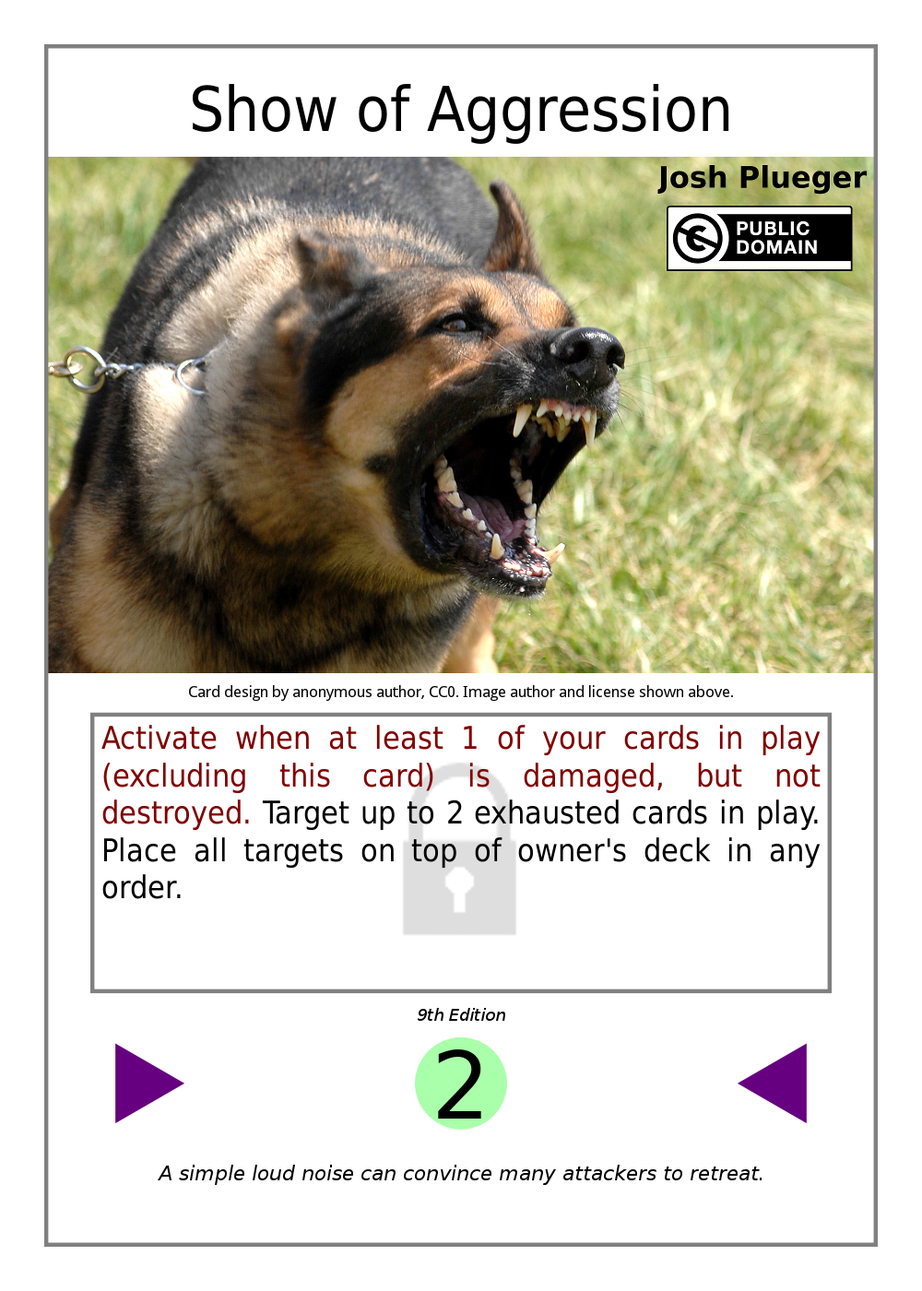
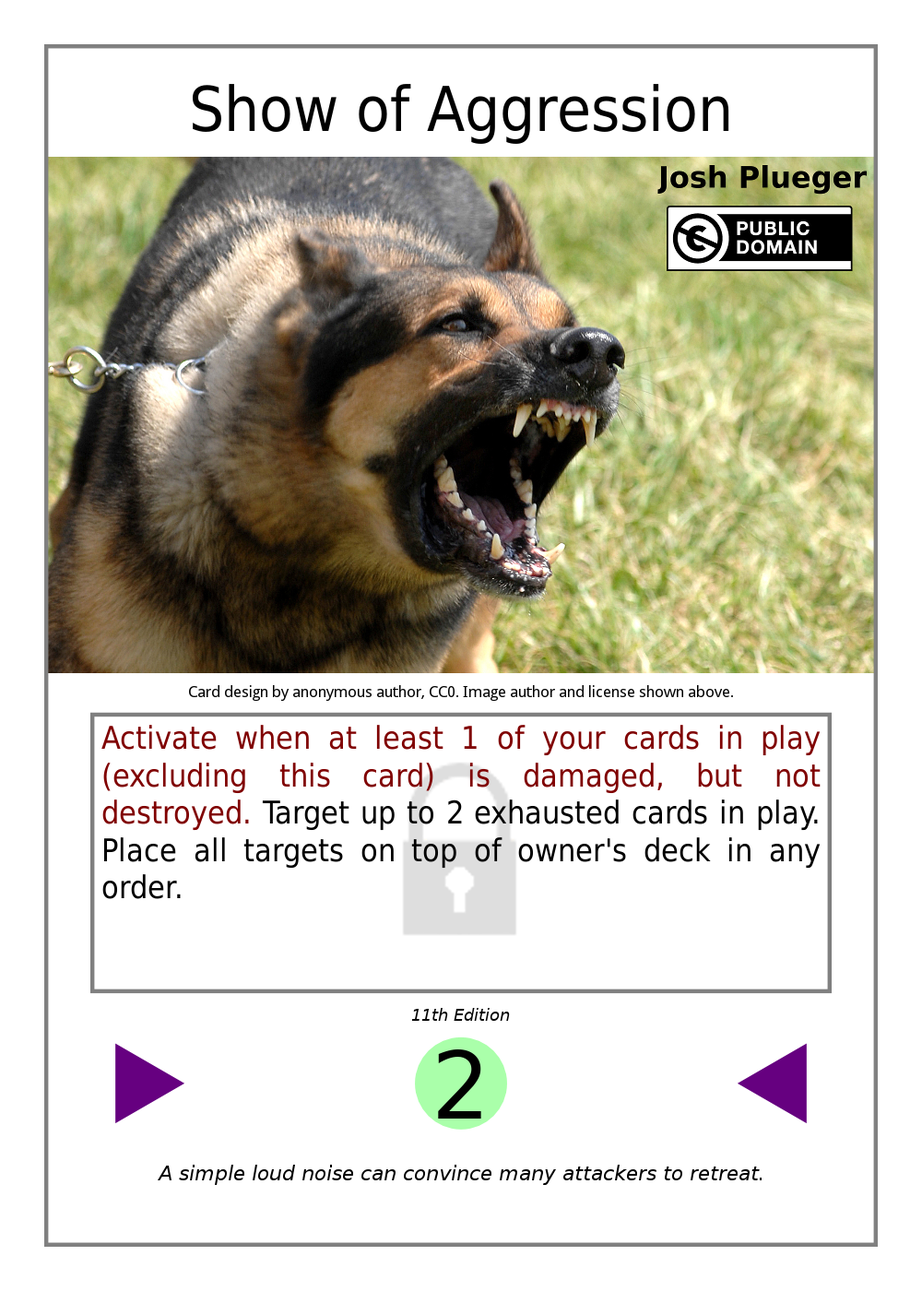
Layer changes from the first w=922, h=1291 image to the second:
painted on "Edition Indicator" over (411, 1008, 511, 1022)
